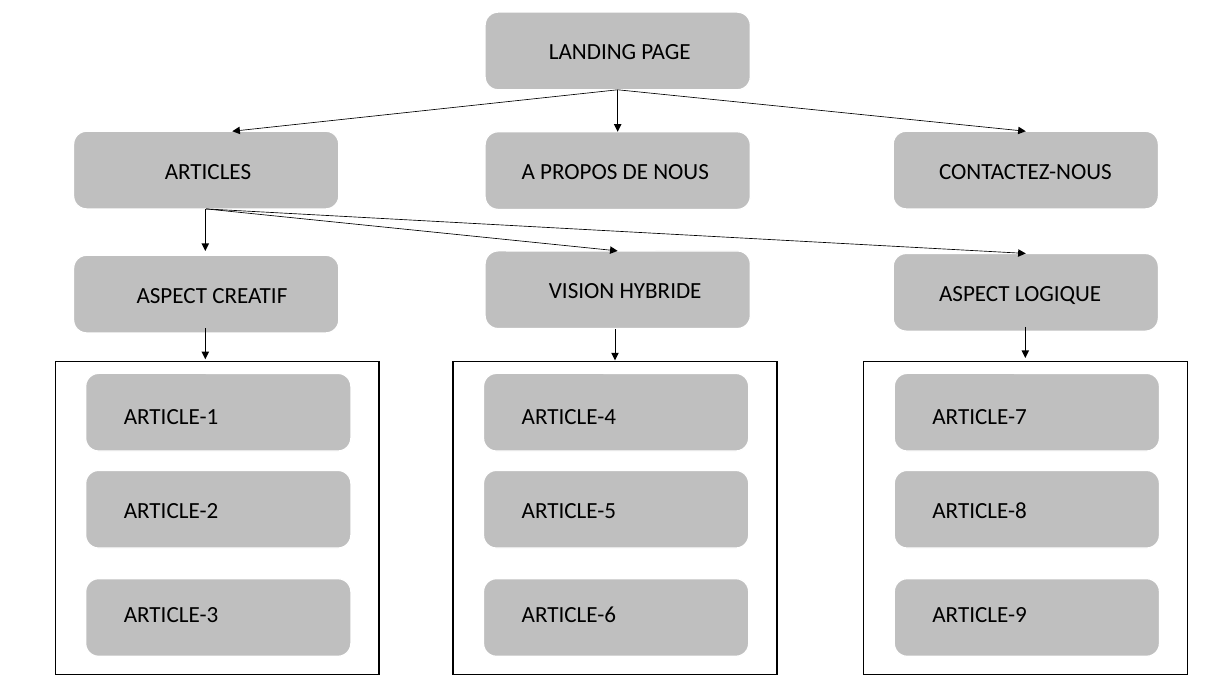
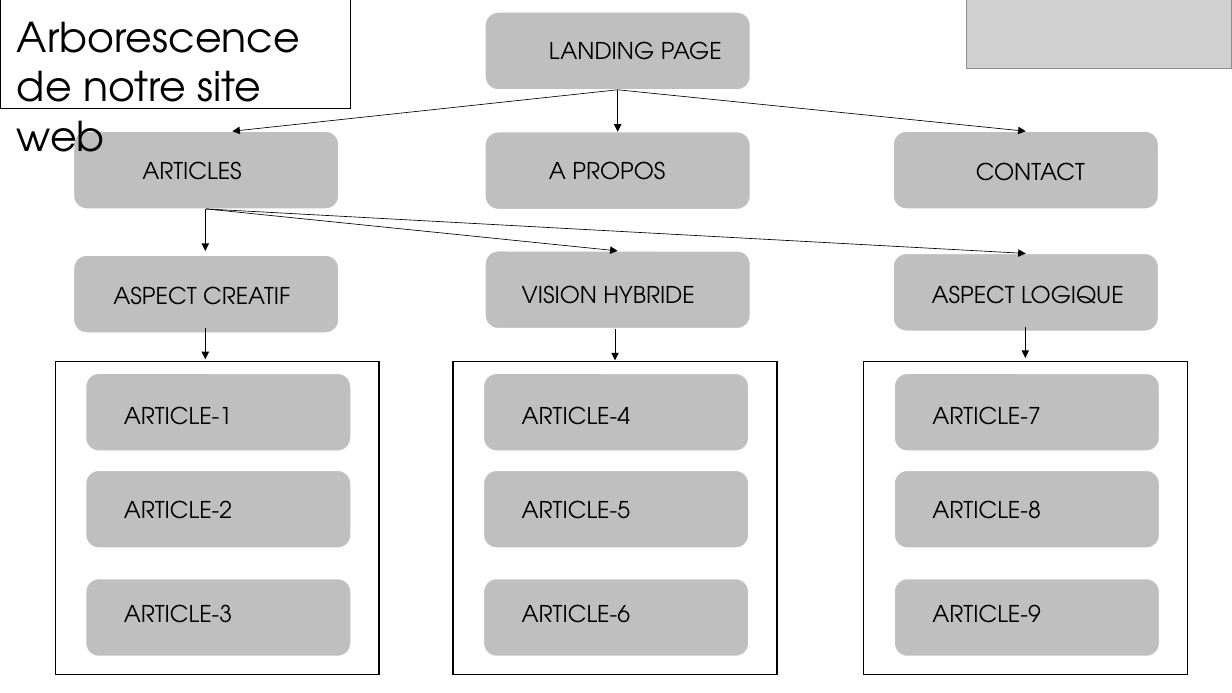
Before and after one commit to Nicolasmaes/unseen, a slide deck: slide 3 of dossier de conception.pptx. Drawn at 1232x693 pixels with LibreOffice and Linux fonts; fonts in the diff are those of the drawing; grey boxes stand for pictures. Boxes give left, top, right and bottom in pixels: in the first picture for what was removed or moved away, otherwise in the second. Text is boxed around its words. In the diff, an @@ line names an element or a change of style, - is before the commit and + after.

```diff
--- a/dossier de conception.pptx
+++ b/dossier de conception.pptx
@@ rectangle added at box(0, 0, 351, 109), outline #000000 1 pt @@
@@ text added at box(17, 21, 300, 170), 32 pt, text #000000 @@
+Arborescence de notre site web
@@ picture added at box(967, 0, 1232, 69) @@
@@ font Calibri to TeX Gyre Adventor in 14 elements at box(549, 41, 722, 60), box(932, 406, 1040, 425), box(932, 500, 1040, 519), box(932, 604, 1040, 623), box(522, 406, 630, 425), box(522, 500, 630, 519), box(522, 604, 630, 623), box(124, 406, 232, 425), box(124, 500, 232, 519), box(124, 604, 232, 623), box(113, 286, 290, 305), box(522, 285, 694, 304), box(932, 285, 1124, 304), box(142, 161, 241, 180) @@
@@ text "ARTICLES": place and size @@
-text "ARTICLES" at box(165, 164, 251, 179)
+text "ARTICLES" at box(142, 161, 241, 180)
@@ text at box(549, 161, 665, 180): text changed; font Calibri to TeX Gyre Adventor @@
-A PROPOS DE NOUS
+A PROPOS
@@ text at box(976, 162, 1085, 181): text changed; font Calibri to TeX Gyre Adventor @@
-CONTACTEZ-NOUS
+CONTACT
@@ text "ASPECT CREATIF": place and size @@
-text "ASPECT CREATIF" at box(137, 288, 287, 303)
+text "ASPECT CREATIF" at box(113, 286, 290, 305)
@@ text "VISION HYBRIDE": place and size @@
-text "VISION HYBRIDE" at box(549, 283, 702, 298)
+text "VISION HYBRIDE" at box(522, 285, 694, 304)
@@ text "ASPECT LOGIQUE": place and size @@
-text "ASPECT LOGIQUE" at box(939, 286, 1101, 304)
+text "ASPECT LOGIQUE" at box(932, 285, 1124, 304)
```
Also in this commit, not shown: 1 other slide changed, 9 slides added, 1 slide removed, 3 other files.
